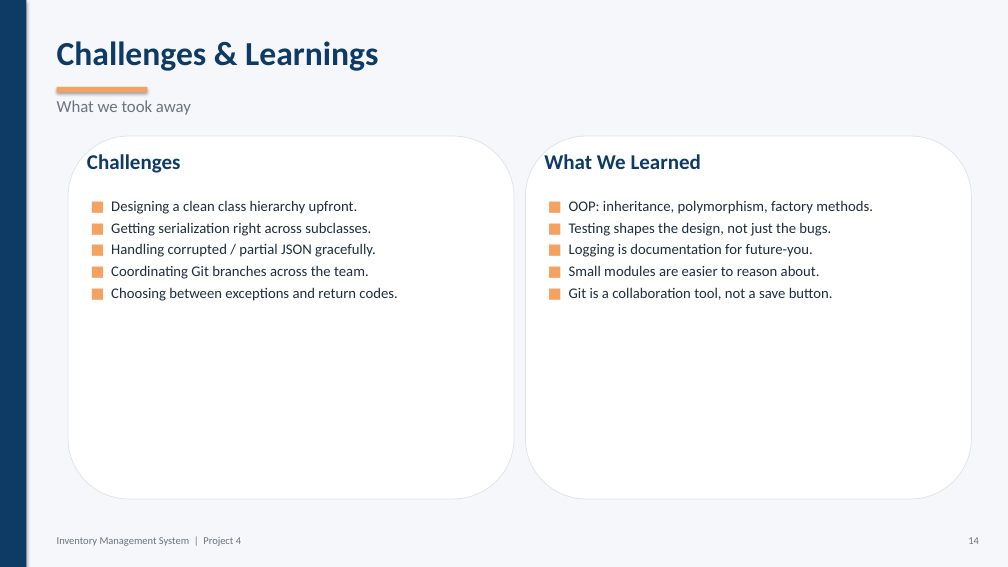
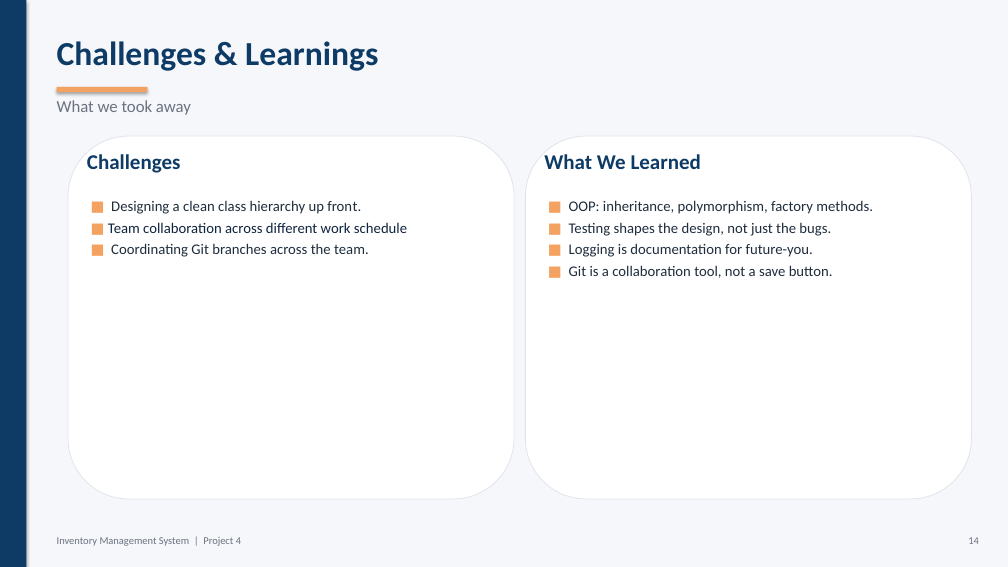
Before and after one commit to LamiUsang/Inventory-Management-System, a slide deck: slide 15 of Inventory_Management_System.pptx. Drawn at 1008x567 pixels with LibreOffice and Linux fonts; fonts in the diff are those of the drawing. Boxes give left, top, right and bottom in pixels: in the first picture for what was removed or moved away, otherwise in the second. Text is boxed around its words. In the diff, an @@ line names an element or a change of style, - is before the commit and + after.

Commit message:
updated presentation

```diff
--- a/Inventory_Management_System.pptx
+++ b/Inventory_Management_System.pptx
@@ text at <box>108,200,407,233</box>: text changed; text colour #1F2D3D to #0F243E @@
-■ Designing a clean class hierarchy upfront.
-■ Getting serialization right across subclasses.
-■ Handling corrupted / partial JSON gracefully.
+■ Designing a clean class hierarchy up front.
+■ Team collaboration across different work schedule
@@ text at <box>569,265,820,276</box>: paragraph removed @@
-■ Small modules are easier to reason about.
@@ text at <box>111,287,397,301</box>: paragraph removed @@
-■ Choosing between exceptions and return codes.
```
Also in this commit, not shown: 3 other slides changed.
